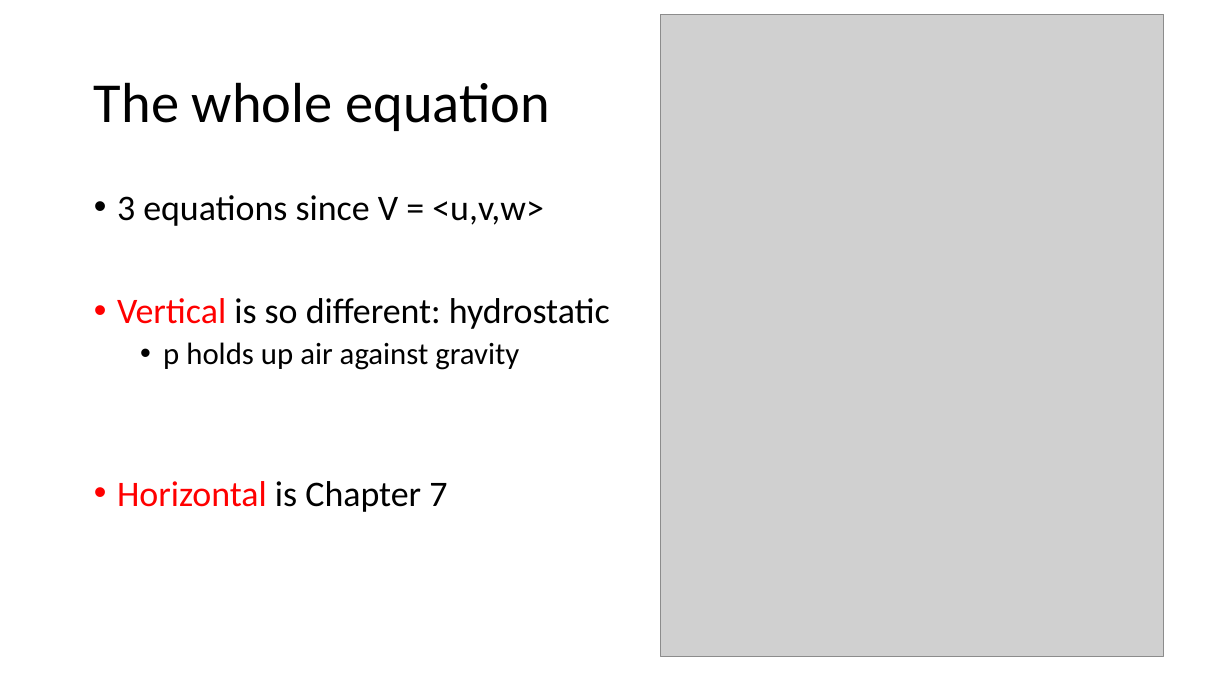
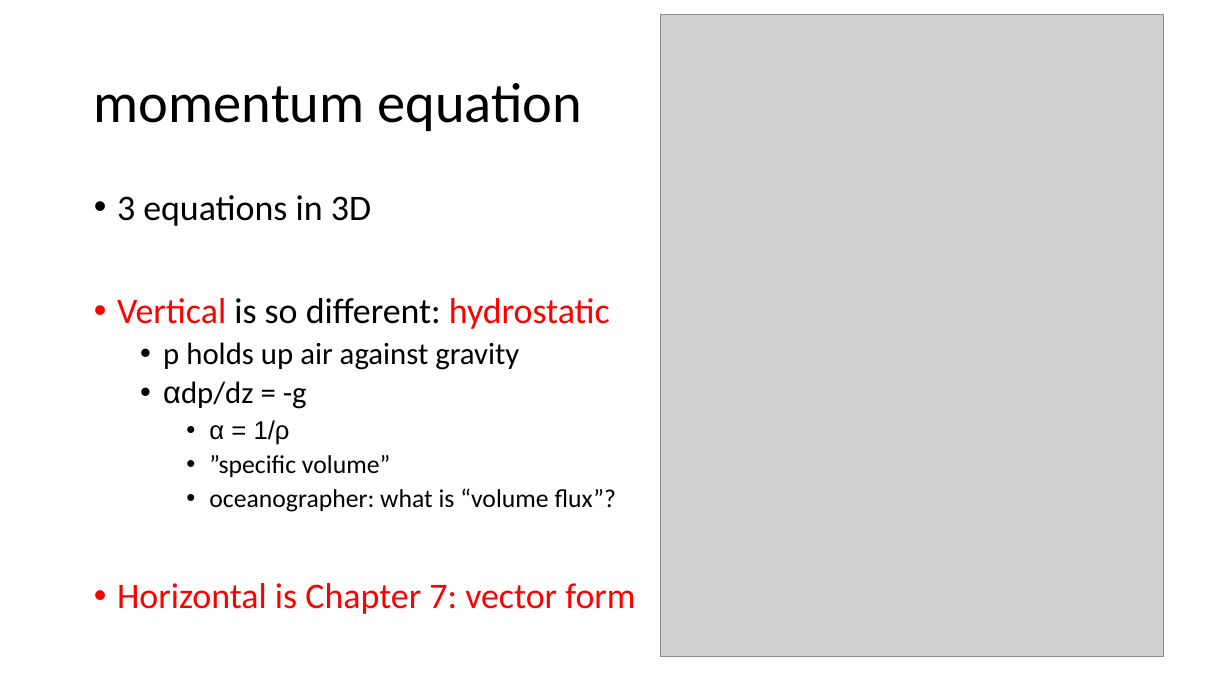
Before and after one commit to ATMOcanes/ATM651, a slide deck: slide 3 of Week3-4_kinematics/Forces_WH7.2.pptx. Drawn at 1232x693 pixels with LibreOffice and Linux fonts; fonts in the diff are those of the drawing; grey boxes stand for pictures. Boxes give left, top, right and bottom in pixels: in the first picture for what was removed or moved away, otherwise in the second. Text is boxed around its words. In the diff, an @@ line names an element or a change of style, - is before the commit and + after.

```diff
--- a/Week3-4_kinematics/Forces_WH7.2.pptx
+++ b/Week3-4_kinematics/Forces_WH7.2.pptx
@@ title at <box>94,83,582,131</box>: text changed @@
-The whole equation
+momentum equation
@@ text at <box>117,195,371,226</box>: text changed @@
-• 3 equations since V = <u,v,w>
+• 3 equations in 3D
@@ text at <box>117,298,610,329</box>: text colour #000000 to #FF0000 in "hydrostatic" @@
@@ text at <box>117,381,635,614</box>: text changed; size 28 to 20 pt; text colour #FF0000 to #000000 @@
-• Horizontal is Chapter 7
+  • αdp/dz = -g
+    • α = 1/ρ
+    • ”specific volume”
+    • oceanographer: what is “volume flux”?
+• Horizontal is Chapter 7: vector form
```
Also in this commit, not shown: 3 other slides changed, 3 slides added.
